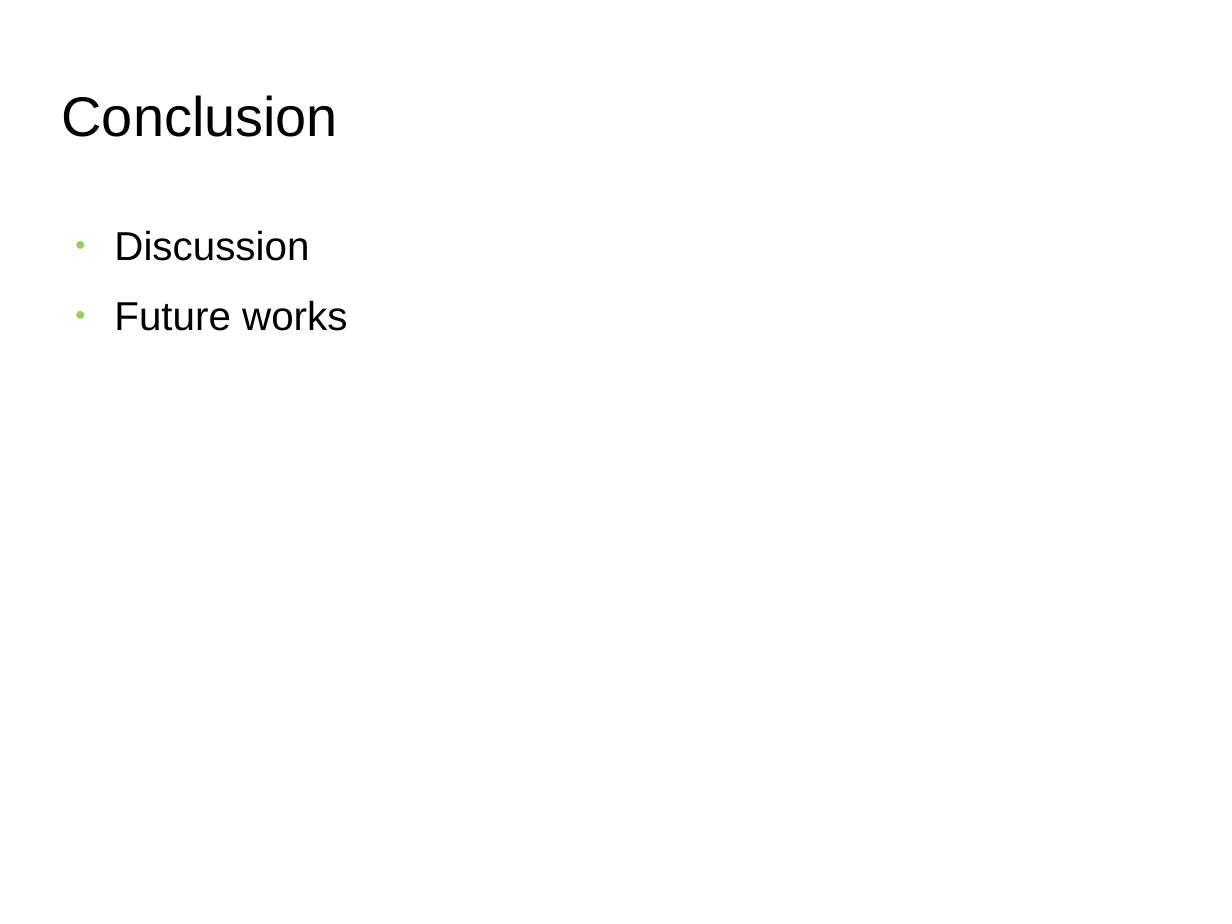
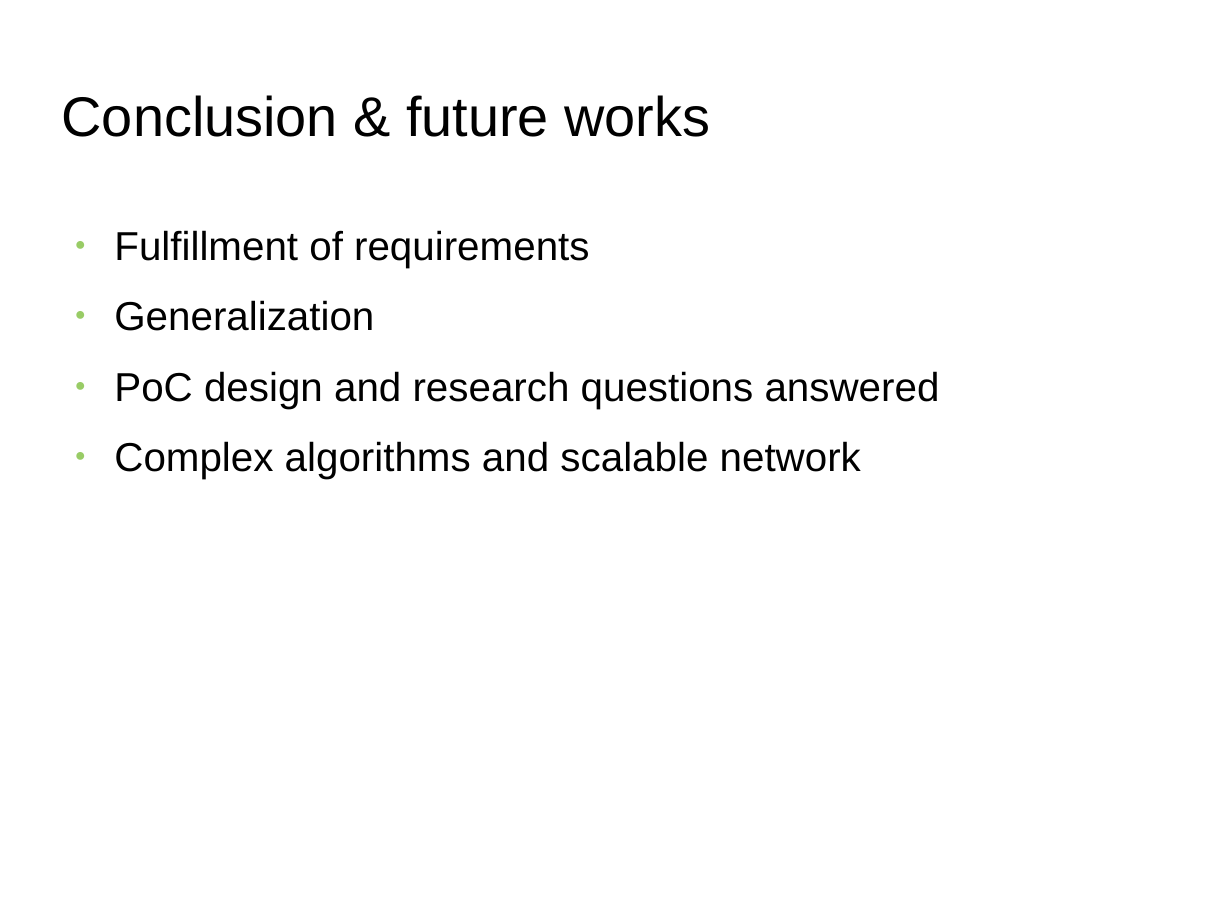
Before and after one commit to s2-t2/blockchain_reputation_system, a slide deck: slide 22 of documents/Presentation/Presentation.odp (slide 11 before the commit). Drawn at 1232x924 pixels with LibreOffice and Linux fonts; fonts in the diff are those of the drawing; background and template pictures are left out. Boxes give left, top, right and bottom in pixels: in the first picture for what was removed or moved away, otherwise in the second. Text is boxed around its words. In the diff, an @@ line names an element or a change of style, - is before the commit and + after.

```diff
--- a/documents/Presentation/Presentation.odp
+++ b/documents/Presentation/Presentation.odp
@@ title at [62, 95, 710, 137]: text changed @@
-Conclusion
+Conclusion & future works
@@ text at [114, 230, 940, 479]: text changed @@
-● Discussion
-● Future works
+● Fulfillment of requirements
+● Generalization
+● PoC design and research questions answered
+● Complex algorithms and scalable network
```
Also in this commit, not shown: 5 other slides changed, 17 slides added, 5 slides removed, 10 other files.
